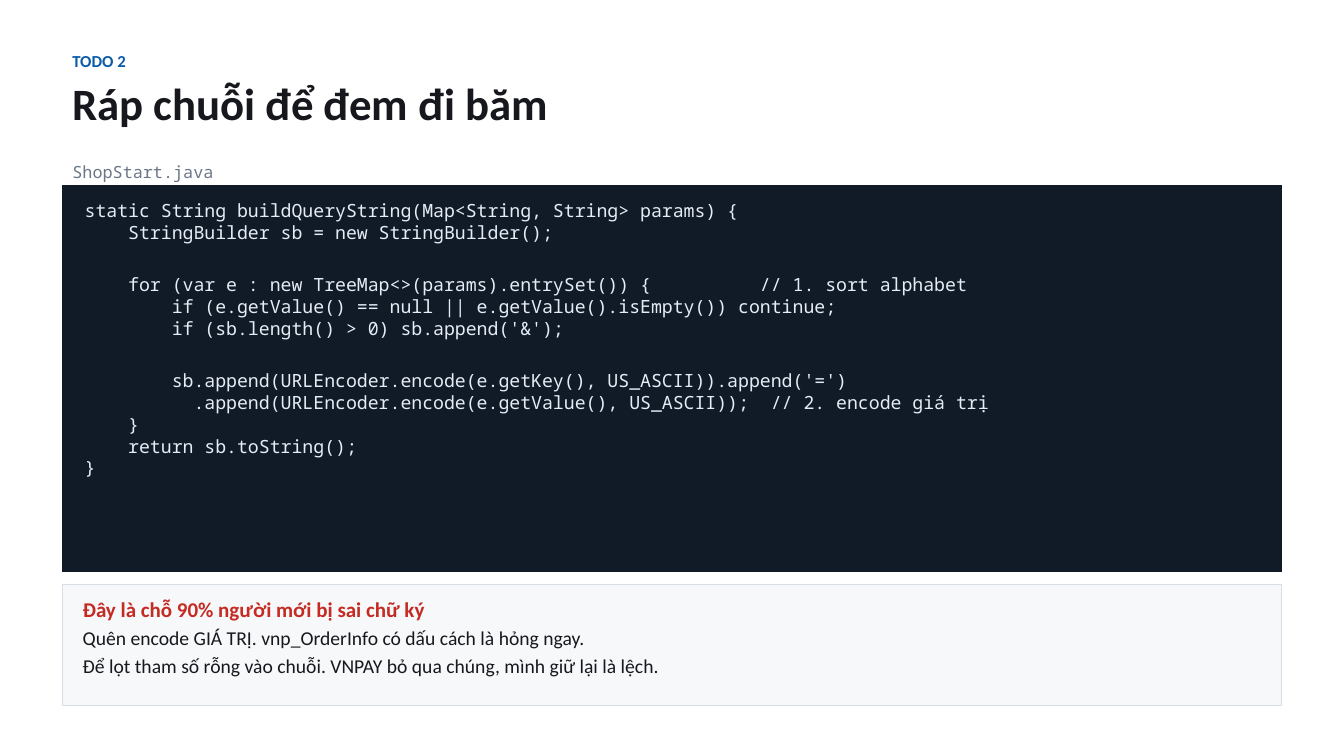
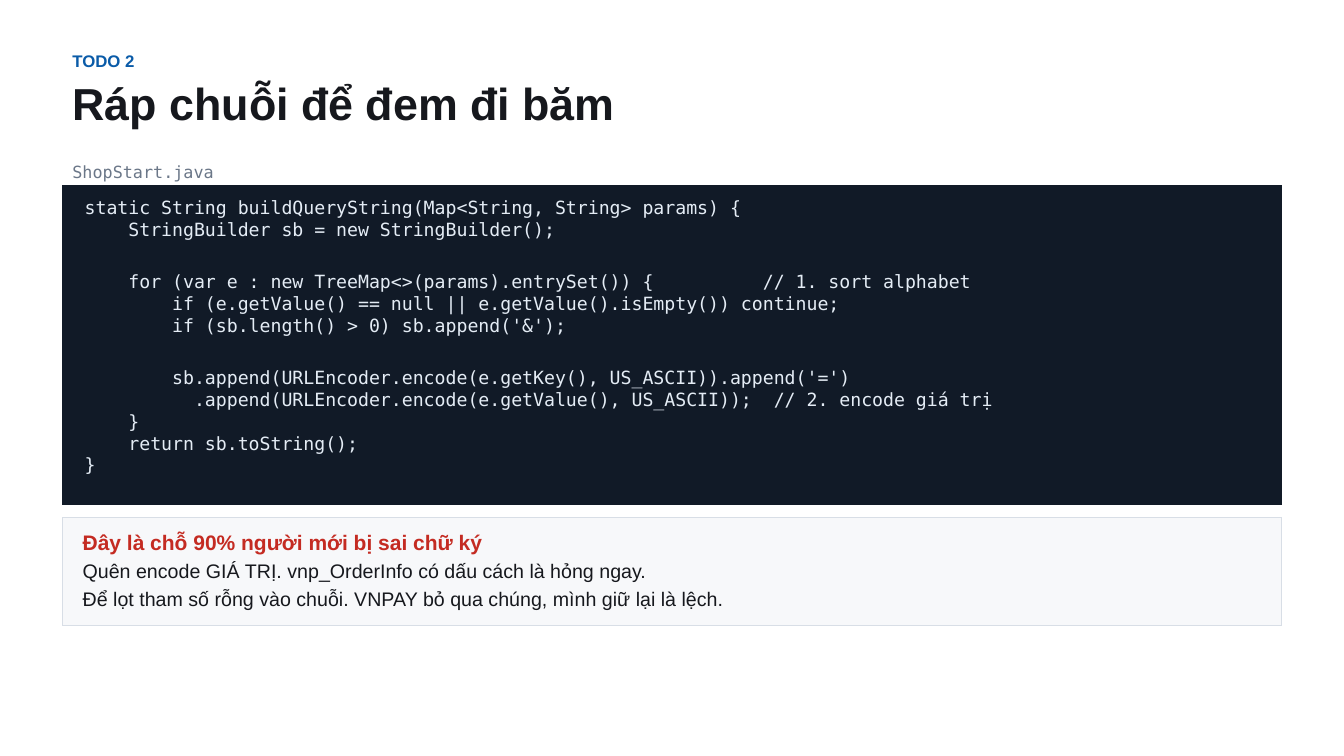
Before and after one commit to conchocon154/vnpay-seminar, a slide deck: slide 7 of VNPAY-seminar.pptx. Drawn at 1344x756 pixels with LibreOffice and Linux fonts; fonts in the diff are those of the drawing. Boxes give left, top, right and bottom in pixels: in the first picture for what was removed or moved away, otherwise in the second. Text is boxed around its words. In the diff, an @@ line names an element or a change of style, - is before the commit and + after.

```diff
--- a/VNPAY-seminar.pptx
+++ b/VNPAY-seminar.pptx
@@ text "TODO 2" at bbox=[72, 55, 615, 129]: font Calibri to Arial @@
@@ text "ShopStart.java" at bbox=[72, 165, 213, 182]: font Noto Sans Mono to DejaVu Sans Mono @@
@@ rectangle "static String buildQueryString(Map<String, String> params) ..." at bbox=[63, 186, 1281, 504]: font Noto Sans Mono to DejaVu Sans Mono @@
@@ rectangle "static String buildQueryString(Map<String, String> params) ...": place and size @@
-rectangle "static String buildQueryString(Map<String, String> params) ..." at bbox=[63, 186, 1281, 572]
+rectangle "static String buildQueryString(Map<String, String> params) ..." at bbox=[63, 186, 1281, 504]
@@ rectangle "Đây là chỗ 90% người ..." at bbox=[63, 517, 1281, 625]: font Calibri to Arial @@
@@ rectangle "Đây là chỗ 90% người ...": place and size @@
-rectangle "Đây là chỗ 90% người ..." at bbox=[63, 585, 1281, 706]
+rectangle "Đây là chỗ 90% người ..." at bbox=[63, 517, 1281, 625]
```
Also in this commit, not shown: 18 other slides changed, 1 other file.
